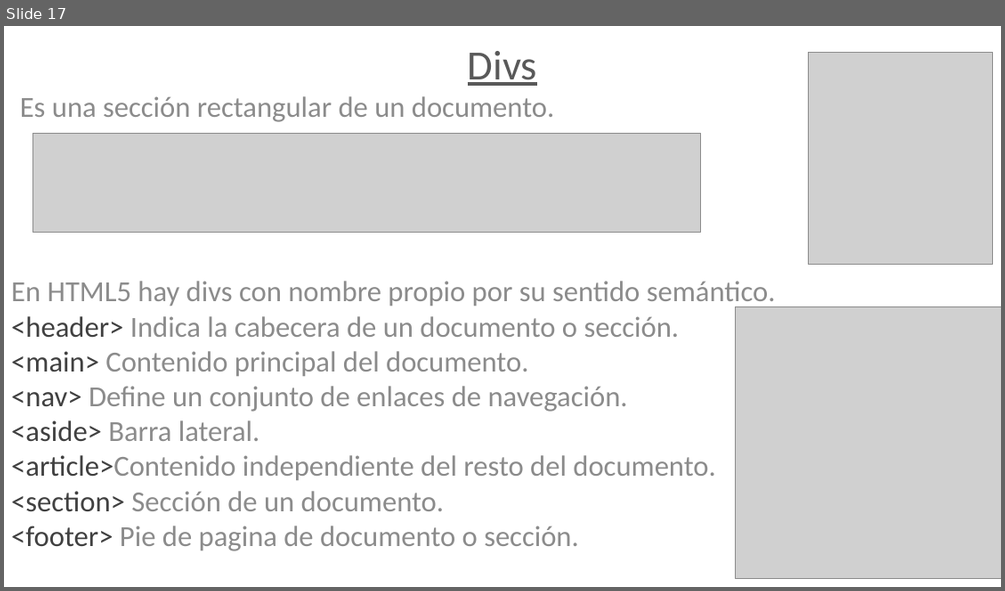
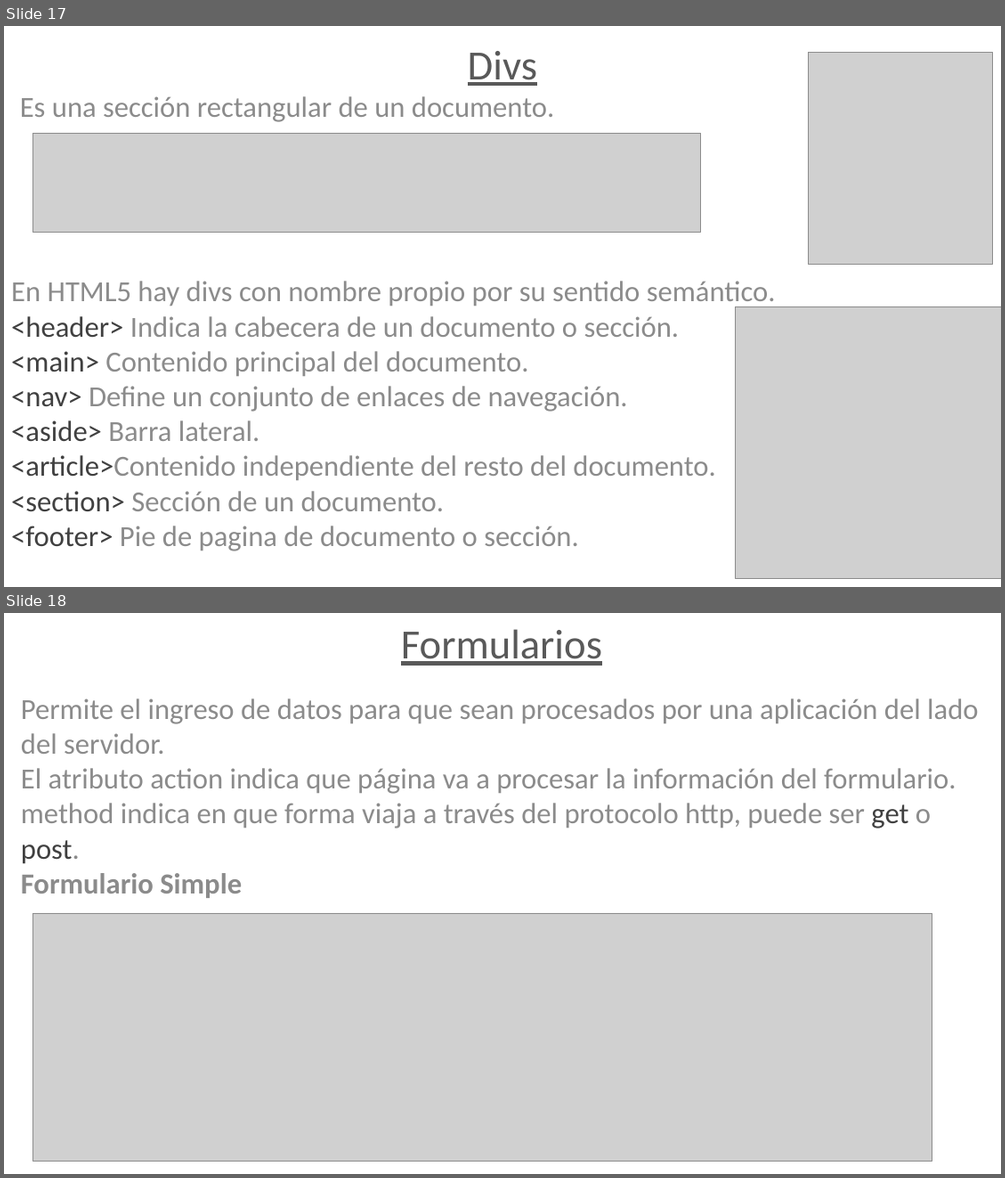
Before and after one commit to juanjomac/ApunteHtml, a slide deck: Presentación1.pptx. Shown one above the other, each under a label of ours: slide 17 before the commit, slides 17 and 18 after it. The pictures are 1005x591 and 1005x1178 pixels, drawn with LibreOffice and Linux fonts; fonts in the diff are those of the drawing; grey boxes stand for pictures. Boxes give left, top, right and bottom in pixels: in the first picture for what was removed or moved away, otherwise in the second. Text is boxed around its words. In the diff, an @@ line names an element or a change of style, - is before the commit and + after.

```diff
--- a/Presentación1.pptx
+++ b/Presentación1.pptx
@@ slide 18 added at (x1=4, y1=613, x2=1001, y2=1174), background #FFFFFF @@
@@ text added at (x1=21, y1=629, x2=978, y2=898), 28 pt, text #8C8C8C @@
+Formularios
+Permite el ingreso de datos para que sean procesados por una aplicación del lado del servidor.
+El atributo action indica que página va a procesar la información del formulario.
+method indica en que forma viaja a través del protocolo http, puede ser get o post.
+Formulario Simple
@@ picture added at (x1=33, y1=913, x2=932, y2=1160) @@
```
Also in this commit, not shown: 13 other slides added.
